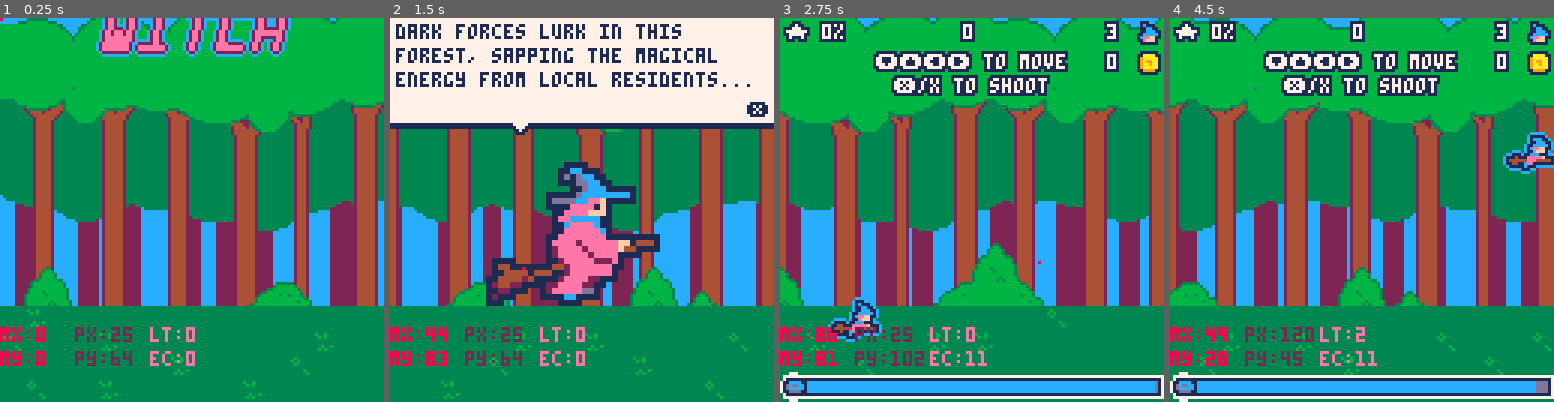
Above: before the commit, frames 1-4 (left to right).
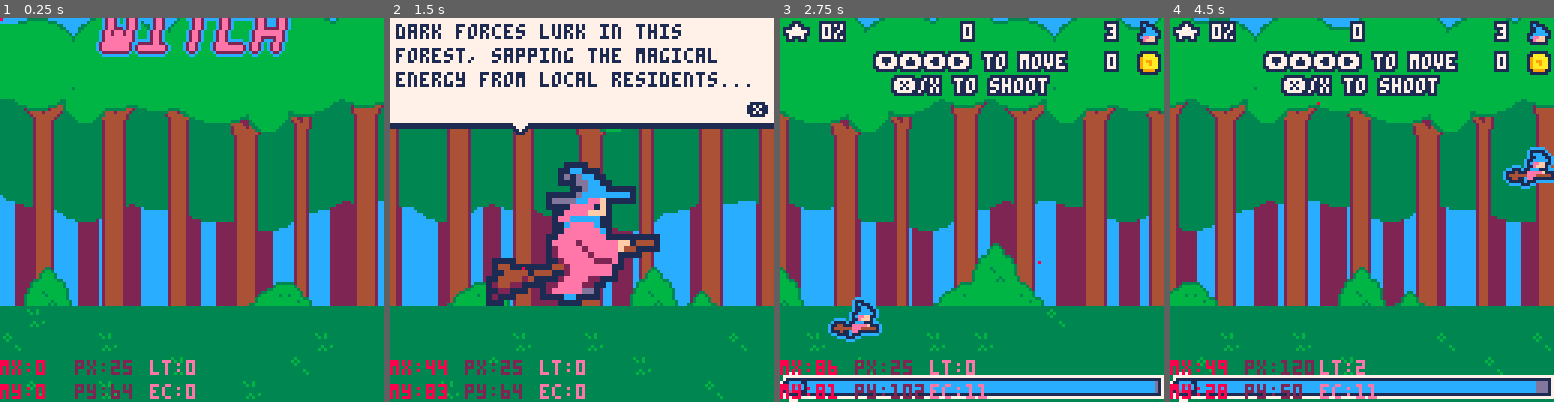
Above: after the commit, the same moments.

Repository: roseblack02/pico8-witch_blaster
Game: PICO-8 cartridge witch_blaster.p8
Two runs of this game, one before a commit and one after it. Both use one fixed random seed, a clock stepped at 60 frames per second and the inputs below.
Inputs (mouse positions are in pixels of both pictures, inside the frame that each line leads up to):
- Up to frame 1 (0.25 s): no input
- Up to frame 2 (1.5 s): tap O (Z key) at 0.33, 0.7, 1.43 s; click (459, 121) at 0.67 s; tap X (X key) at 1.07 s; click (520, 267) at 1.22 s
- Up to frame 3 (2.75 s): click (975, 114) at 1.77 s; hold Left 1.97-2.37 s; tap X (X key) at 2.07, 2.4, 2.73 s; tap O (Z key) at 2.22 s; click (1037, 259) at 2.32 s; hold Down from 2.42 s (still down)
- Up to frame 4 (4.5 s): release Down at 2.82 s; click (1492, 106) at 2.87 s; hold Right 2.87-3.53 s; tap X (X key) every 0.33 s from 3.07 to 4.4 s; tap O (Z key) at 3.1, 3.98 s; click (1254, 256) at 3.42 s; hold Up 3.58-4.08 s; click (1315, 102) at 3.97 s; hold Right from 4.13 s (still down)

The runs differ from the first frame. In frame 1, 2.3% of the frame differs, in the area x 0-51%, y 80-100%; in frame 2, 2.5%; in frame 3, 2.7%; in frame 4, 4.0%, in the area x 0-100%, y 29-100%.

Commit message:
Update witch_blaster.p8

Diff:
--- a/witch_blaster.p8
+++ b/witch_blaster.p8
@@ -145,7 +145,7 @@
 
 			--limit position
 			self.x=mid(8,self.x,120)
-			self.y=mid(10,self.y,115)
+			self.y=mid(10,self.y,120)
 
 			--bullet
 			if btnp(5) and not self.blast then
@@ -288,15 +288,15 @@
 	end
 
 	--debug info
-	print("mx:"..mouse_x,0,103,8)
-	print("my:"..mouse_y,0,111,8)
+	print("mx:"..mouse_x,0,114,8)
+	print("my:"..mouse_y,0,122,8)
 	pset(mouse_x,mouse_y,8)
 
-	print("px:"..flr(player.x),25,103,2)
-	print("py:"..flr(player.y),25,111,2)
-
-	print("lt:"..flr(level_timer),50,103,14)
-	print("ec:"..#enemy_objs,50,111,14)
+	print("px:"..flr(player.x),25,114,2)
+	print("py:"..flr(player.y),25,122,2)
+
+	print("lt:"..flr(level_timer),50,114,14)
+	print("ec:"..#enemy_objs,50,122,14)
 end
 
 --game states
@@ -539,6 +539,12 @@
 	rect(8,120,126,125,1)
 	spr(33,1,119)
 	rectfill(9,121,9+(player.e_level),124,12)
+
+	--bar on left :/
+	--[[spr(33,1,10)
+	rectfill(1,16,8,126,1)
+	rectfill(2,17,7,125,13)
+	rectfill(7,125,2,125-player.e_level,12)]]--
 
 	--level clear screen
 	if level_clear then
